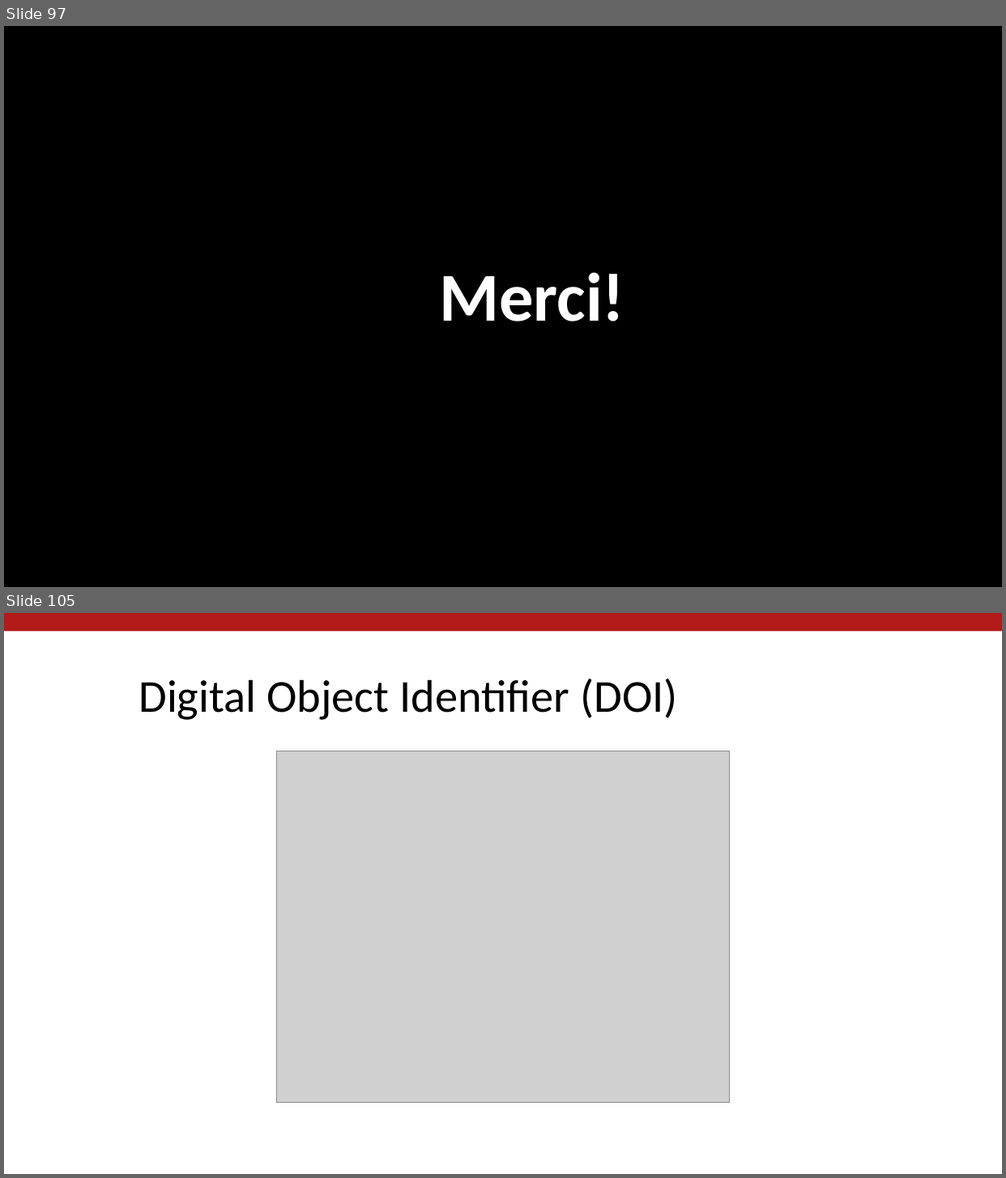
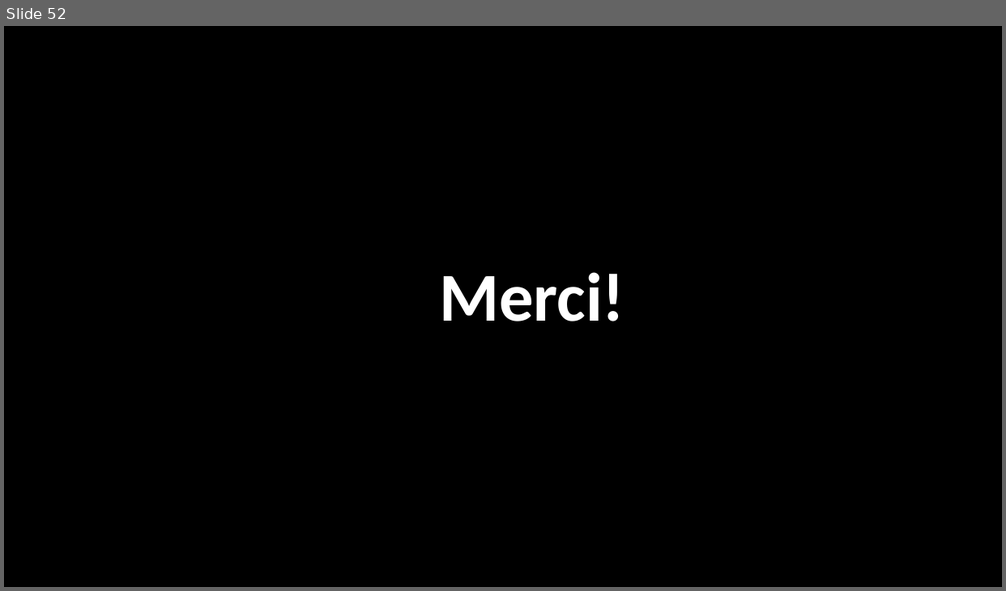
Before and after one commit to labordynamicsinstitute/replicability-presentation2019, a slide deck: Vilhuber-Presentation2019-Paris-2019-03-28.pptx. Shown one above the other, each under a label of ours: slides 97 and 105 before the commit, slide 52 after it; the slides between them are not shown. The pictures are 1006x1178 and 1006x591 pixels, drawn with LibreOffice and Linux fonts; fonts in the diff are those of the drawing; grey boxes stand for pictures; background and template pictures are left out. Boxes give left, top, right and bottom in pixels: in the first picture for what was removed or moved away, otherwise in the second. Text is boxed around its words. In the diff, an @@ line names an element or a change of style, - is before the commit and + after.

```diff
--- a/Vilhuber-Presentation2019-Paris-2019-03-28.pptx
+++ b/Vilhuber-Presentation2019-Paris-2019-03-28.pptx
@@ slide 105 removed at bbox=[4, 613, 1002, 1174], background #FFFFFF @@
@@ rectangle removed at bbox=[4, 613, 1002, 631] @@
@@ title removed at bbox=[138, 679, 678, 720] @@
-Digital Object Identifier (DOI)
@@ picture removed at bbox=[277, 752, 730, 1103] @@
@@ what was slide 97 is now slide 52 @@
```
Also in this commit, not shown: 55 other slides removed, 1 other file.
